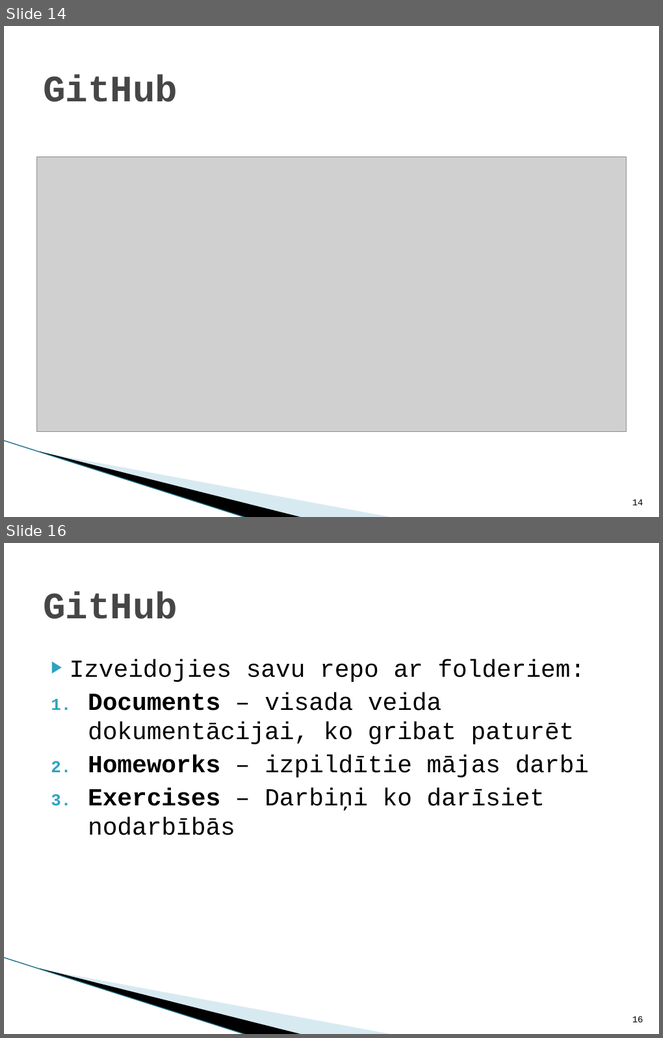
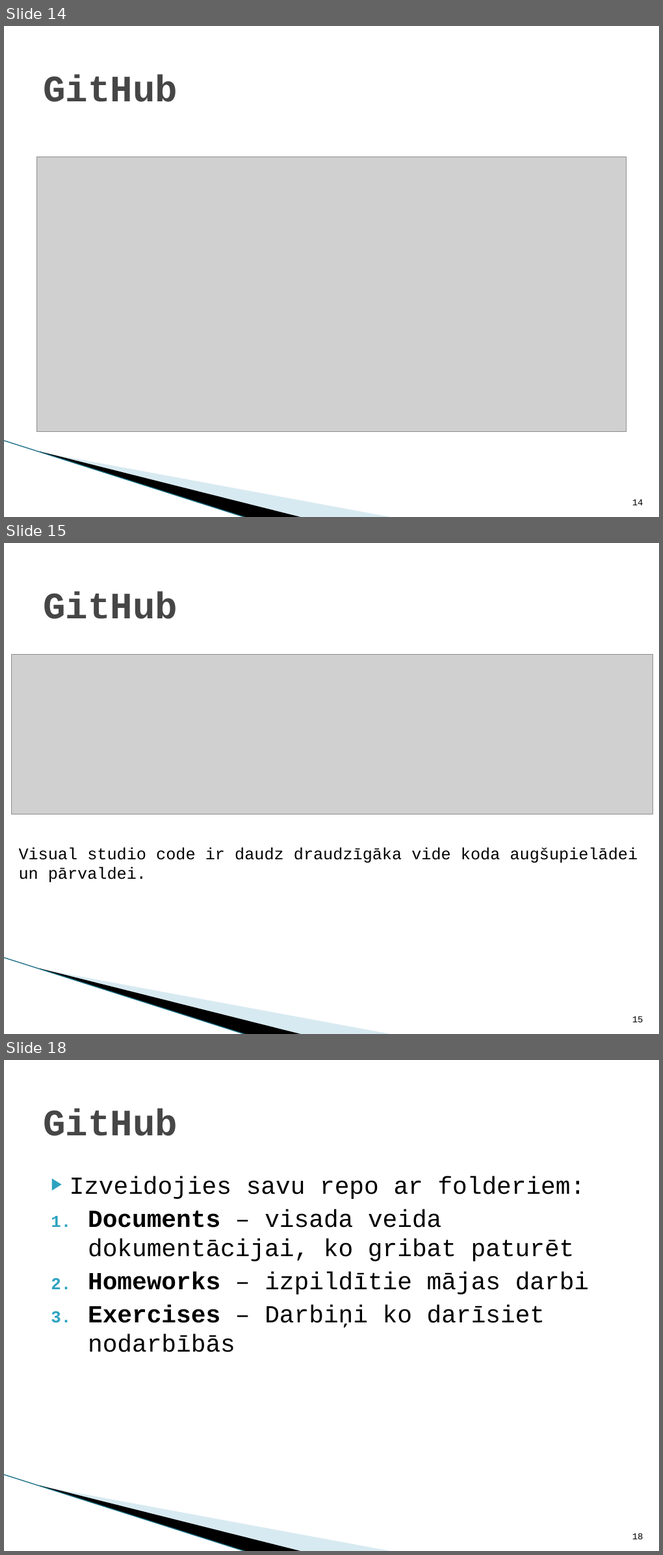
Before and after one commit to Mar15R/Java1, a slide deck: Presentation/1_Nodarbība.pptx. Shown one above the other, each under a label of ours: slides 14 and 16 before the commit, slides 14, 15 and 18 after it; the slides between them are not shown. The pictures are 663x1038 and 663x1555 pixels, drawn with LibreOffice and Linux fonts; fonts in the diff are those of the drawing; grey boxes stand for pictures; background and template pictures are left out. Boxes give left, top, right and bottom in pixels: in the first picture for what was removed or moved away, otherwise in the second. Text is boxed around its words. In the diff, an @@ line names an element or a change of style, - is before the commit and + after.

```diff
--- a/Presentation/1_Nodarbība.pptx
+++ b/Presentation/1_Nodarbība.pptx
@@ slide 15 added at [4, 543, 659, 1034], background #FFFFFF; not listed: 3 template elements that a slide beside it also shows @@
@@ title added at [43, 591, 178, 619], 41 pt, text #464646, bold @@
+GitHub
@@ picture added at [12, 654, 653, 814] @@
@@ text added at [19, 848, 638, 883], 18 pt, text #000000 @@
+Visual studio code ir daudz draudzīgāka vide koda augšupielādei un pārvaldei.
@@ page number added at [633, 1016, 644, 1023], 10 pt, text #000000 @@
+15
@@ what was slide 16 is now slide 18 @@
@@ page number at [633, 1533, 644, 1540]: text changed @@
-16
+18
```
Also in this commit, not shown: 1 slide changed, 2 other slides added, 1 slide removed.
